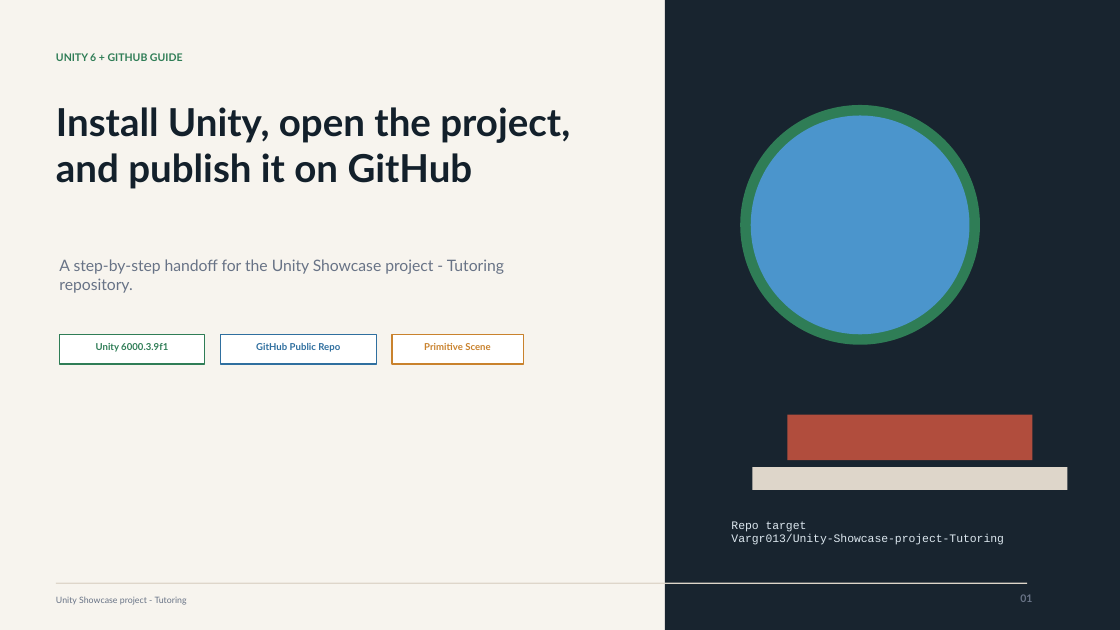
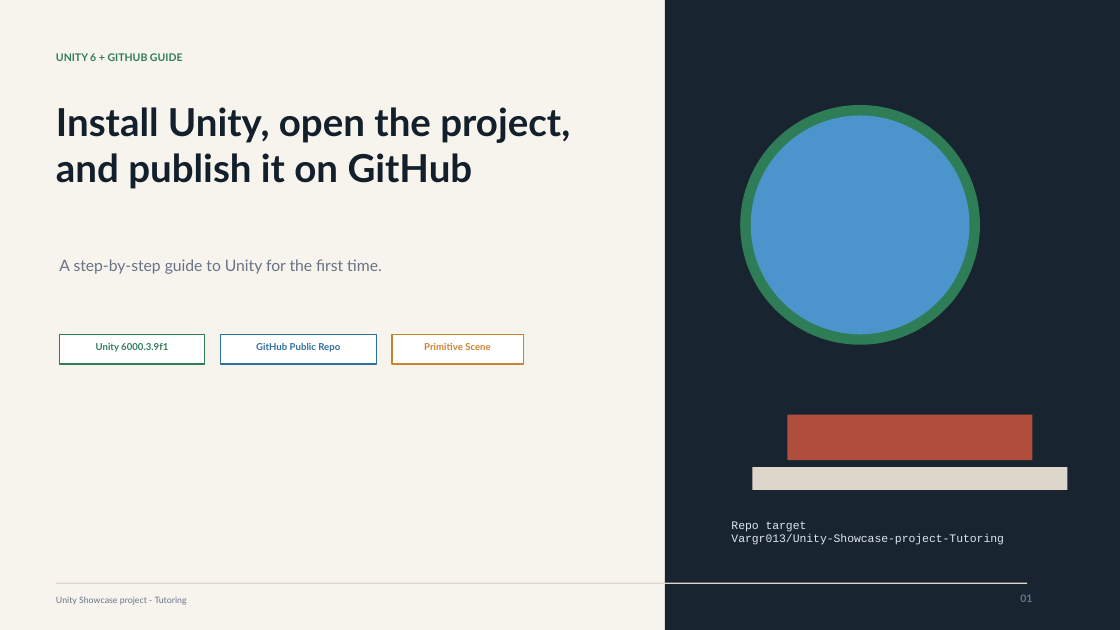
Before and after one commit to Vargr013/Unity-Showcase-project-Tutoring, a slide deck: slide 1 of docs/presentations/unity-showcase-tutoring-guide.pptx. Drawn at 1120x630 pixels with LibreOffice and Linux fonts; fonts in the diff are those of the drawing. Boxes give left, top, right and bottom in pixels: in the first picture for what was removed or moved away, otherwise in the second. Text is boxed around its words. In the diff, an @@ line names an element or a change of style, - is before the commit and + after.

Commit message:
Update Unity showcase assets
- Commit Unity 6 scene serialization updates

- Include refreshed PowerPoint presentation

- Track scene template settings changes

```diff
--- a/docs/presentations/unity-showcase-tutoring-guide.pptx
+++ b/docs/presentations/unity-showcase-tutoring-guide.pptx
@@ text at [59, 259, 382, 274]: text changed @@
-A step-by-step handoff for the Unity Showcase project - Tutoring repository.
+A step-by-step guide to Unity for the first time.
```
Also in this commit, not shown: 1 other slide changed, 1 slide added, 1 slide removed, 2 other files.
